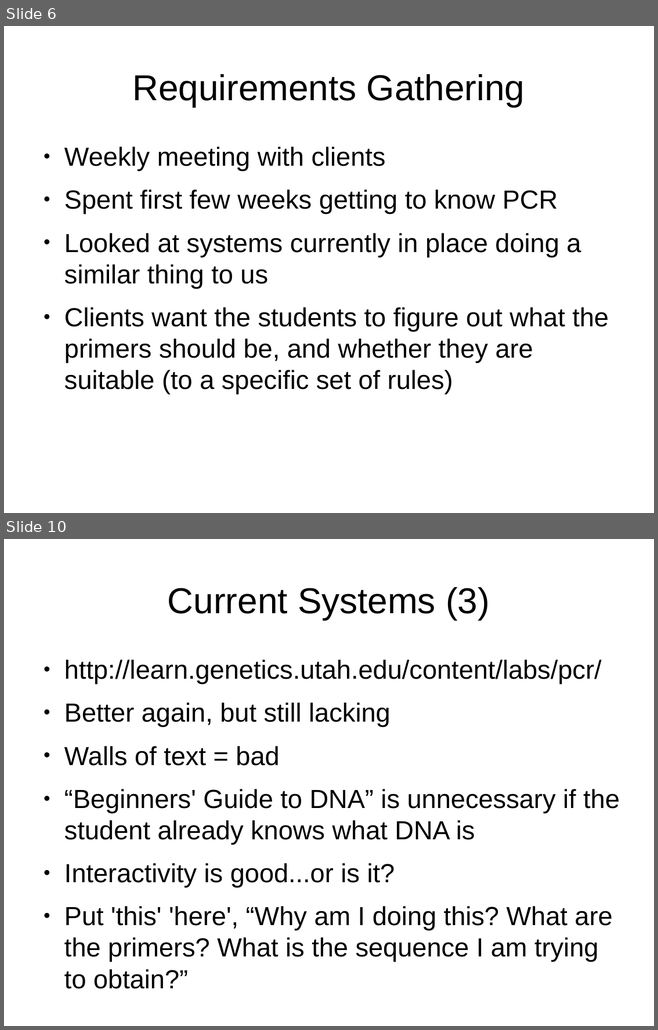
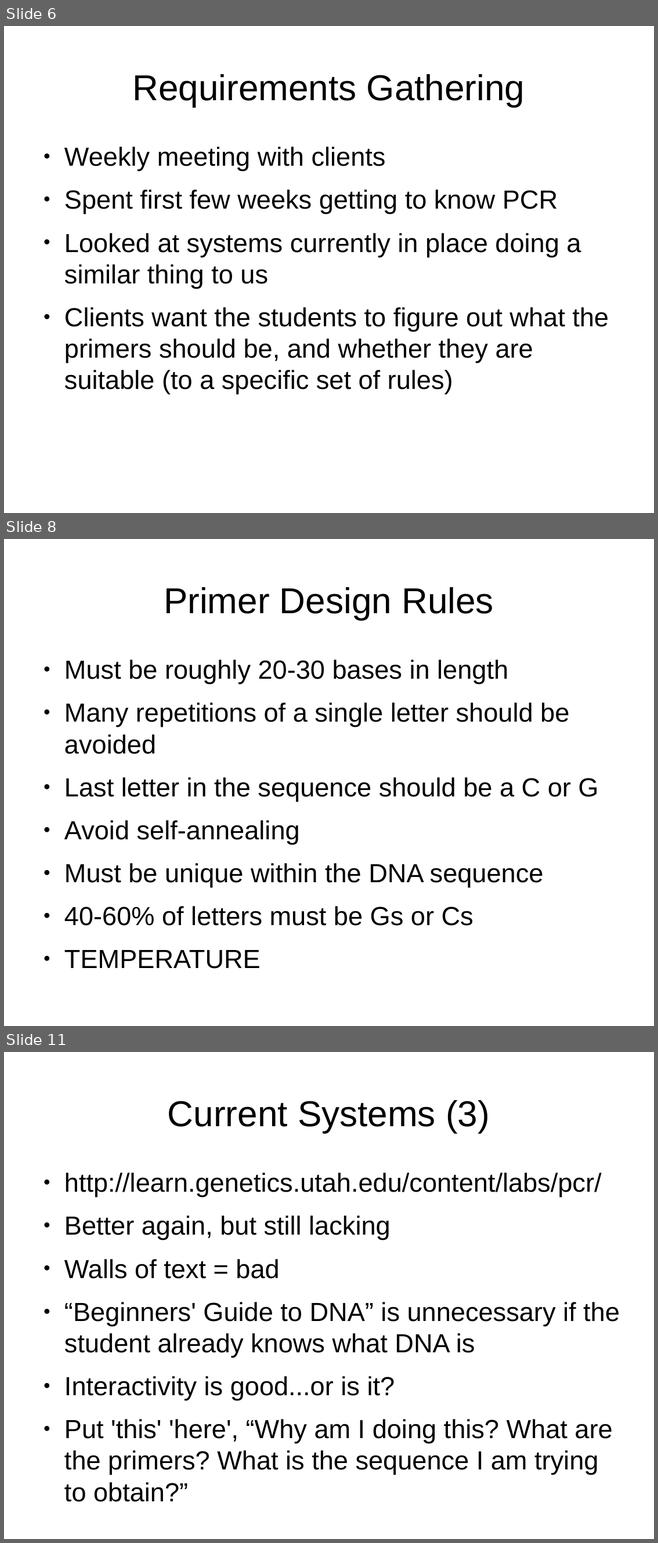
Before and after one commit to Dan-McElroy/Team-Project--Q, a slide deck: docs/progressPresentation/draft.odp. Shown one above the other, each under a label of ours: slides 6 and 10 before the commit, slides 6, 8 and 11 after it; the slides between them are not shown. The pictures are 658x1030 and 658x1543 pixels, drawn with LibreOffice and Linux fonts; fonts in the diff are those of the drawing. Boxes give left, top, right and bottom in pixels: in the first picture for what was removed or moved away, otherwise in the second. Text is boxed around its words. In the diff, an @@ line names an element or a change of style, - is before the commit and + after.

Commit message:
Updated presentation, added design slides.

```diff
--- a/docs/progressPresentation/draft.odp
+++ b/docs/progressPresentation/draft.odp
@@ slide 8 added at bbox=[4, 539, 654, 1026], background #FFFFFF @@
@@ title added at bbox=[164, 587, 494, 620], 44 pt, text #000000 @@
+Primer Design Rules
@@ text added at bbox=[64, 660, 598, 969], 32 pt, text #000000 @@
+● Must be roughly 20-30 bases in length
+● Many repetitions of a single letter should be avoided
+● Last letter in the sequence should be a C or G
+● Avoid self-annealing
+● Must be unique within the DNA sequence
+● 40-60% of letters must be Gs or Cs
+● TEMPERATURE
@@ what was slide 10 is now slide 11 @@
```
Also in this commit, not shown: 5 slides changed, 1 other slide added, 1 slide removed, 8 other files.
